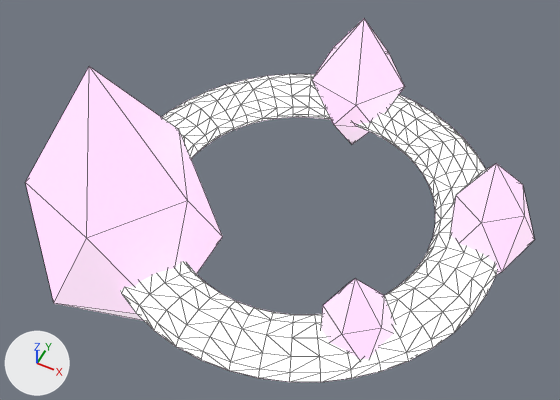
Renders of the COLLADA model Berys/New_DAE/crystal_crown/crystal_crown.dae from each side of a commit.
One viewpoint serves both versions: a 50 mm camera at (1.56, -4.4, 5.26) aimed at (-0.52, -0.24, 0.06). The lights are fixed; the arrows at lower left show +X, +Y and +Z. Mesh edges are drawn as thin lines. Where no turn or scale is listed for an object, it has been applied to the vertices.
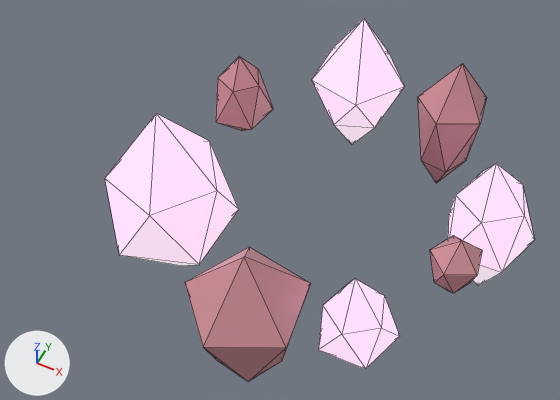
Location of each change, [x1, y1, x2, y2] in pixels of the pictures (560 x 400 px; the box of a moved part takes in the faces that stretch with it):
'Icosphere', reshaped (16% narrower, 7% taller): before [25, 19, 535, 359]; after [105, 19, 535, 382]
'Torus', deleted: before [120, 74, 497, 382]
part 1 of me_icosphere, moved or reshaped: before [25, 66, 223, 321]; after [105, 113, 239, 266]
part 2 of me_icosphere, added: after [185, 236, 482, 382]
part 3 of me_icosphere, added (pink): after [216, 56, 273, 131]
part 4 of me_icosphere, added (pink): after [418, 63, 487, 183]

The change, as a diff of the scene's bpy script:
```diff
--- a/Berys/New_DAE/crystal_crown/crystal_crown.dae.py
+++ b/Berys/New_DAE/crystal_crown/crystal_crown.dae.py
@@ mat_crystal2 @@
+mat_crystal2 = principled_material('crystal2')
+mat_crystal2.base_color = (0.64, 0.28, 0.315)  # pink #d19098
+mat_crystal2.roughness = 0.44
@@ me_icosphere @@
 # used by ob_icosphere; location = (-0.102, -0.107, 0.029)
-me_icosphere.from_pydata(...)  # 48 vertices, 80 faces; spans x -2.36..1.74, y -1.76..1.9, z -1.57..1.74
+me_icosphere.from_pydata(...)  # 96 vertices, 160 faces; spans x -1.88..1.74, y -1.92..1.9, z -0.89..1.1
+# me_icosphere part 1: the loose piece of 12 vertices spanning x -2.36..-0.82, y -1.76..-0.16, z -1.57..1.74 is scaled about its middle by (0.724, 0.724, 0.605), then moved by (0.26, 0.36, 0.02)
+# me_icosphere part 2
+# 24 vertices are added at x -0.56..1.44, y -1.92..-0.32, z -0.83..0.9
+# 40 new faces join them, mat_crystal2 (pink #d19098)
+# me_icosphere part 3
+# 12 vertices are added at x -1.68..-1.08, y 0.6..1.2, z -0.37..0.6
+# 20 new faces join them, mat_crystal2 (pink #d19098)
+# me_icosphere part 4
+# 12 vertices are added at x 0.35..0.97, y 0.87..1.49, z -0.5..1.02
+# 20 new faces join them, mat_crystal2 (pink #d19098)
 me_icosphere.materials.append(mat_crystal)
+me_icosphere.materials.append(mat_crystal2)  # pink #d19098
@@ ob_torus @@
-ob_torus = bpy.data.objects.new('Torus', me_torus)
-ob_torus.location = (-0.346, -0.139, -0.002)
```
